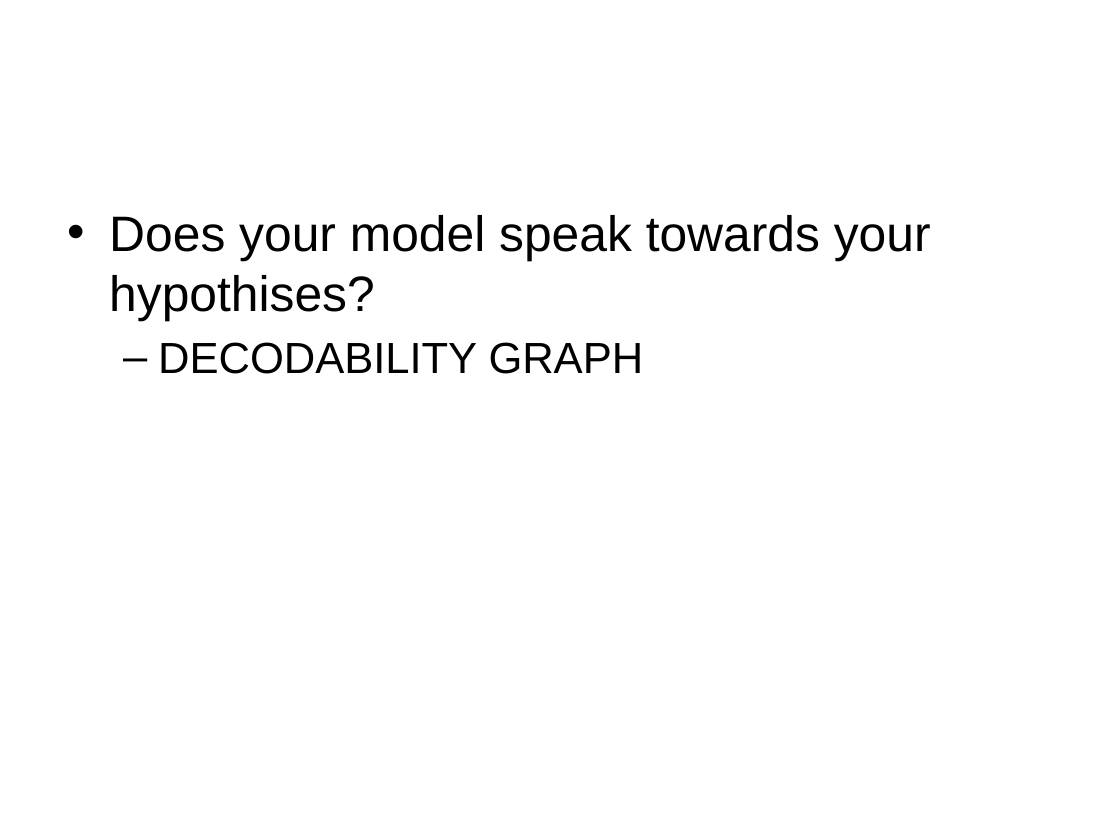
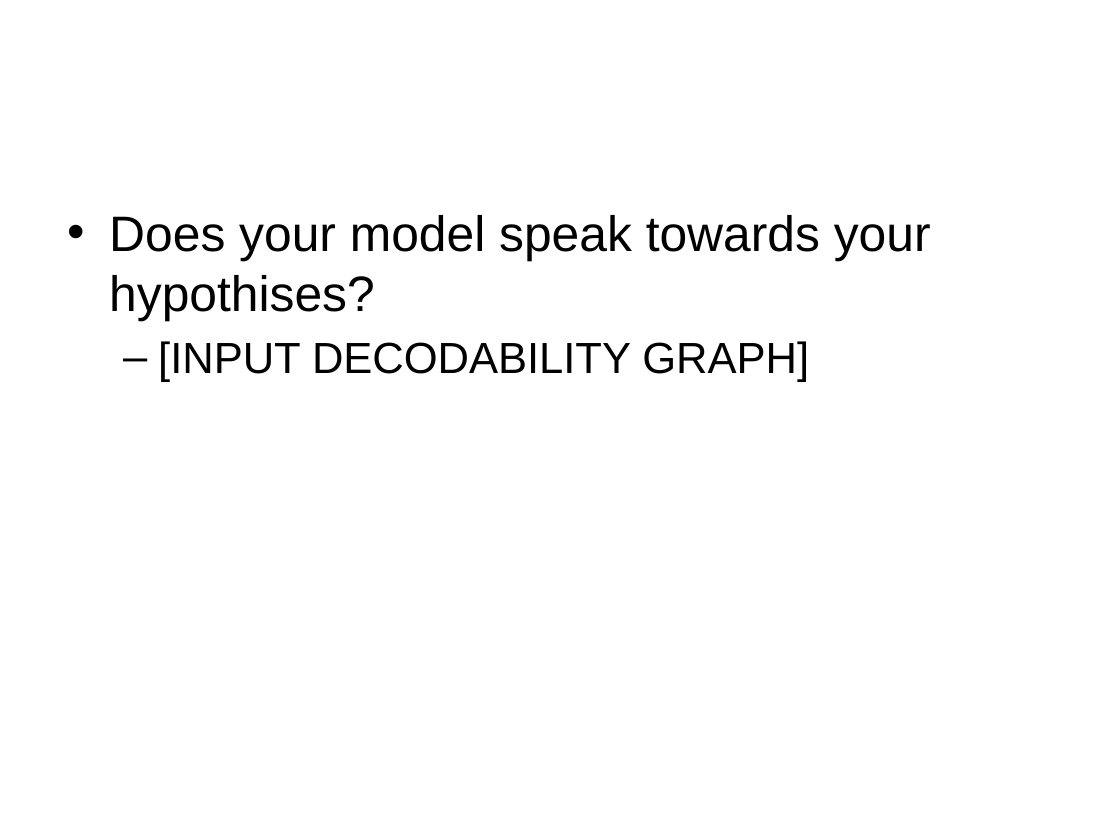
Before and after one commit to noah3695/CoSMo2018, a slide deck: slide 11 of CoSMO_GroupProjectPresentationTemplate2018.pptx. Drawn at 1120x840 pixels with LibreOffice and Linux fonts; fonts in the diff are those of the drawing; background and template pictures are left out. Boxes give left, top, right and bottom in pixels: in the first picture for what was removed or moved away, otherwise in the second. Text is boxed around its words. In the diff, an @@ line names an element or a change of style, - is before the commit and + after.

```diff
--- a/CoSMO_GroupProjectPresentationTemplate2018.pptx
+++ b/CoSMO_GroupProjectPresentationTemplate2018.pptx
@@ text at (158, 341, 809, 382): text changed @@
-  – DECODABILITY GRAPH
+  – [INPUT DECODABILITY GRAPH]
```
Also in this commit, not shown: 3 other slides changed.
